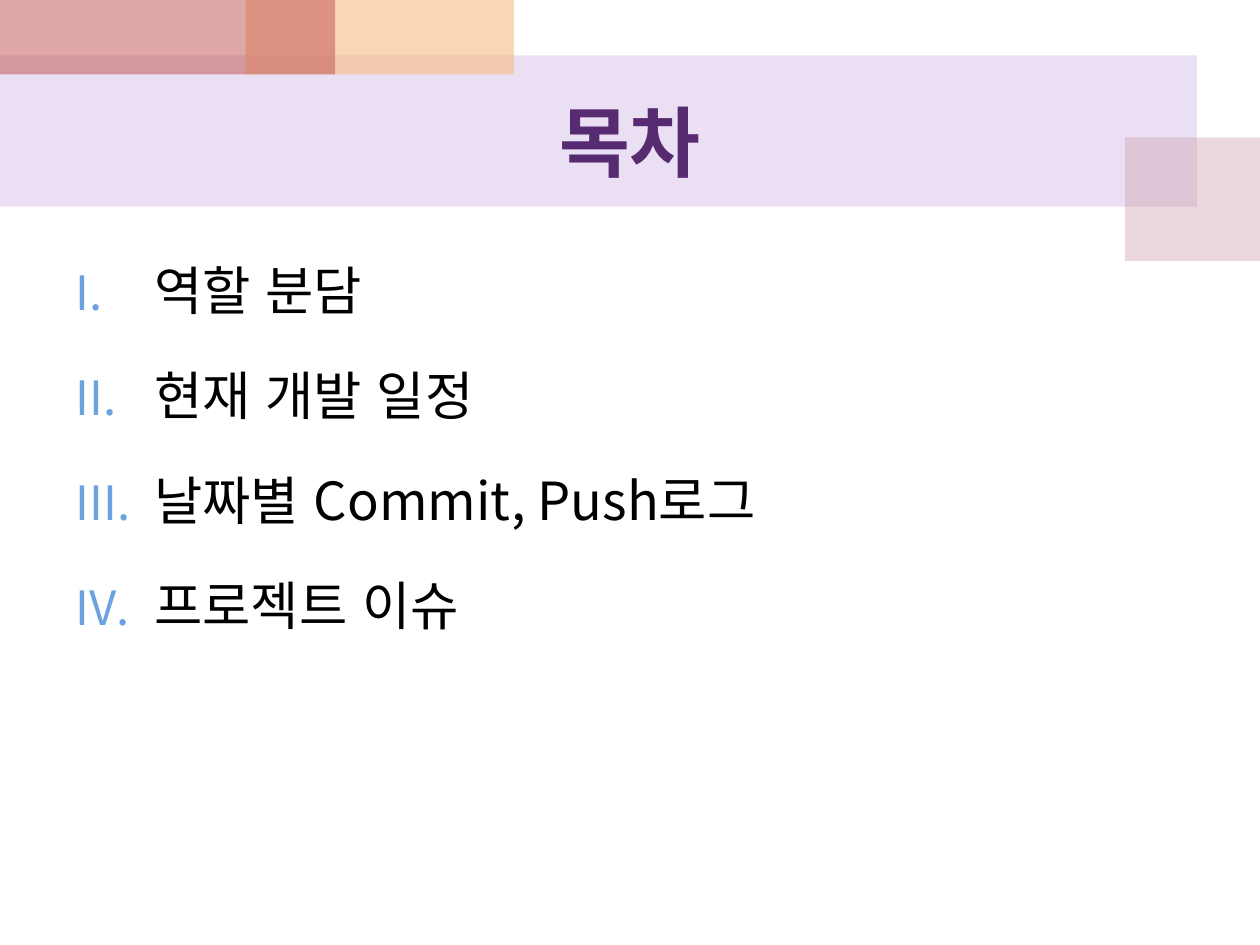
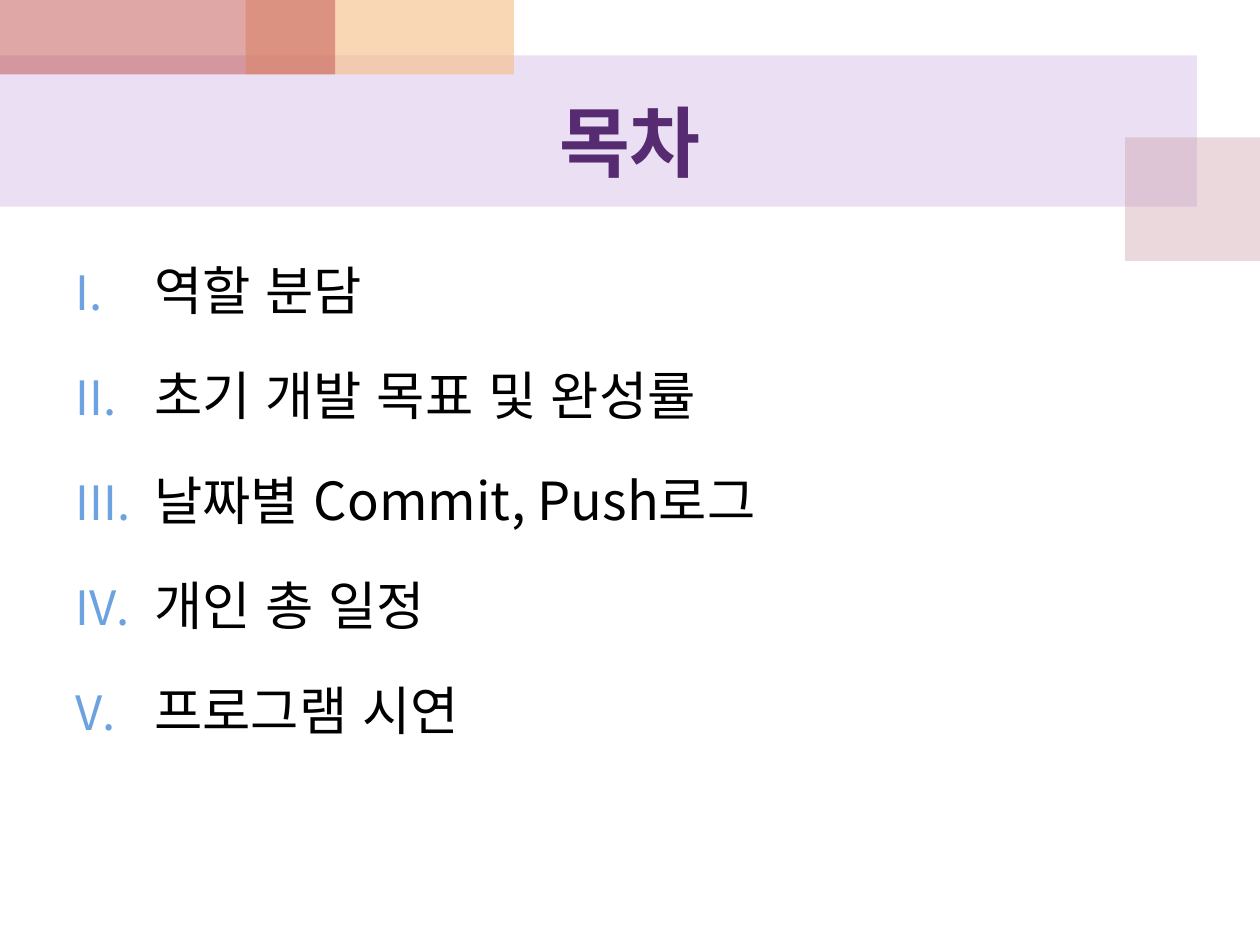
Before and after one commit to WiJYng/SGA_DirectxTeam, a slide deck: slide 2 of 중간보고서/테라무쌍_최종보고.pptx. Drawn at 1260x945 pixels with LibreOffice and Linux fonts; fonts in the diff are those of the drawing. Boxes give left, top, right and bottom in pixels: in the first picture for what was removed or moved away, otherwise in the second. Text is boxed around its words. In the diff, an @@ line names an element or a change of style, - is before the commit and + after.

```diff
--- a/중간보고서/테라무쌍_최종보고.pptx
+++ b/중간보고서/테라무쌍_최종보고.pptx
@@ text at (x1=154, y1=371, x2=696, y2=419): text changed @@
-II. 현재 개발 일정
+II. 초기 개발 목표 및 완성률
@@ text at (x1=154, y1=581, x2=459, y2=734): text changed @@
-IV. 프로젝트 이슈
+IV. 개인 총 일정
+V. 프로그램 시연
```
Also in this commit, not shown: 13 other slides changed, 9 slides added, 2 other files.
